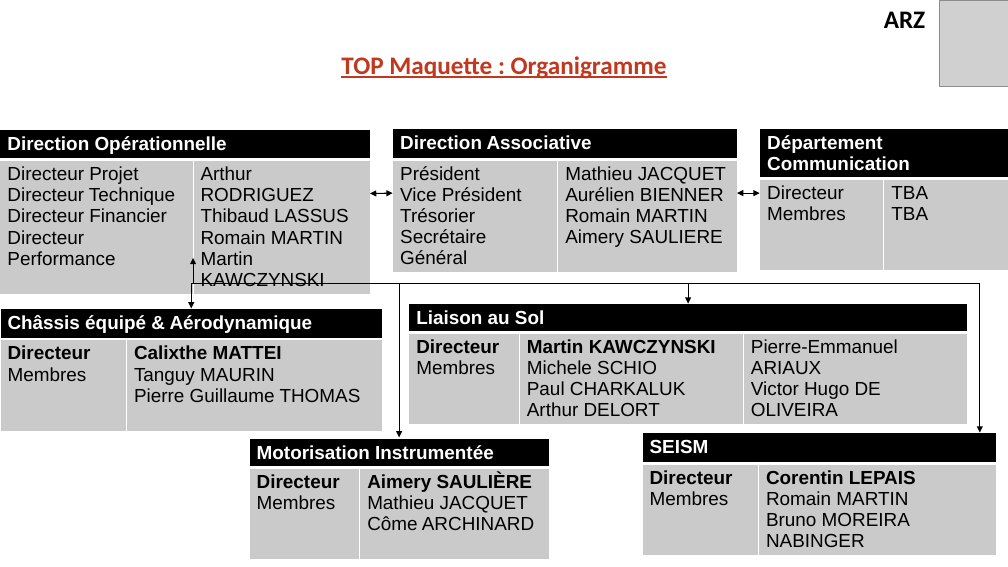
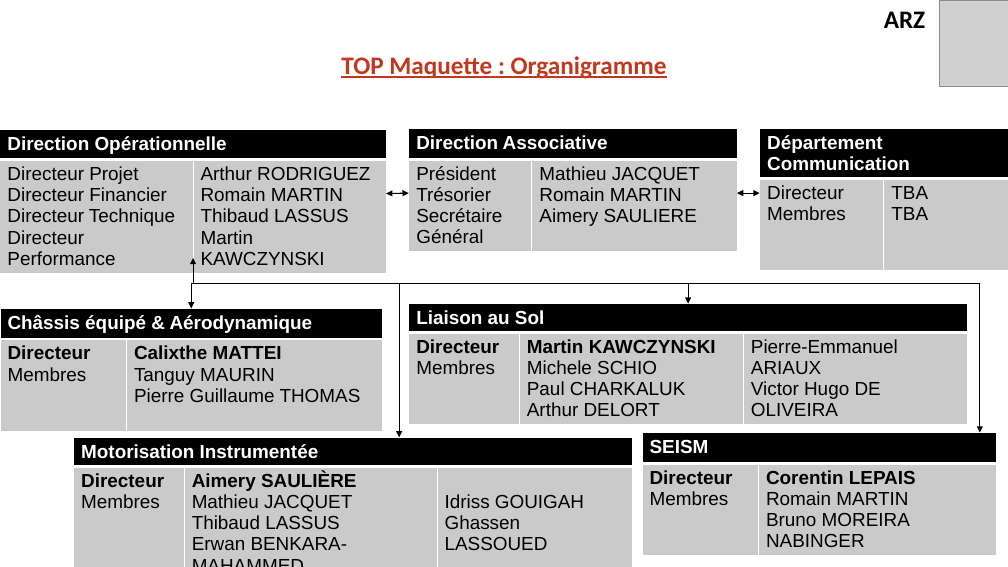
Before and after one commit to EOSCogniton/STUF-2020, a slide deck: slide 5 of AB_TOPs/02_Top_Maquette/Top_Maquette_V2.0.pptx. Drawn at 1008x567 pixels with LibreOffice and Linux fonts; fonts in the diff are those of the drawing; grey boxes stand for pictures; background and template pictures are left out. Boxes give left, top, right and bottom in pixels: in the first picture for what was removed or moved away, otherwise in the second. Text is boxed around its words. In the diff, an @@ line names an element or a change of style, - is before the commit and + after.

Commit message:
TM

```diff
--- a/AB_TOPs/02_Top_Maquette/Top_Maquette_V2.0.pptx
+++ b/AB_TOPs/02_Top_Maquette/Top_Maquette_V2.0.pptx
@@ table at (x1=0, y1=129, x2=386, y2=269) @@
-row 2, column 1: Directeur Projet / Directeur Technique / Directeur Financier / Directeur Performance
+row 2, column 1: Directeur Projet / Directeur Financier / Directeur Technique / Directeur Performance
-row 2, column 2: Arthur RODRIGUEZ / Thibaud LASSUS / Romain MARTIN / Martin KAWCZYNSKI
+row 2, column 2: Arthur RODRIGUEZ / Romain MARTIN / Thibaud LASSUS / Martin KAWCZYNSKI
@@ table resized from (x1=0, y1=129, x2=370, y2=290) to (x1=0, y1=129, x2=386, y2=269) @@
@@ table at (x1=409, y1=129, x2=737, y2=258) @@
-row 2, column 1: Président / Vice Président / Trésorier / Secrétaire Général
+row 2, column 1: Président / Trésorier / Secrétaire Général
-row 2, column 2: Mathieu JACQUET / Aurélien BIENNER / Romain MARTIN / Aimery SAULIERE
+row 2, column 2: Mathieu JACQUET / Romain MARTIN / Aimery SAULIERE
@@ table resized from (x1=392, y1=129, x2=737, y2=268) to (x1=409, y1=129, x2=737, y2=258) @@
@@ double arrow moved from (370, 194) - (392, 193) to (386, 194) - (409, 193) @@
@@ table at (x1=73, y1=438, x2=631, y2=566) @@
-column 2:  | Aimery SAULIÈRE / Mathieu JACQUET / Côme ARCHINARD
+column 2:  | Aimery SAULIÈRE / Mathieu JACQUET / Thibaud LASSUS / Erwan BENKARA-MAHAMMED
+column 3:  | Idriss GOUIGAH / Ghassen LASSOUED
@@ table resized from (x1=250, y1=439, x2=550, y2=567) to (x1=73, y1=438, x2=631, y2=566) @@
```
Also in this commit, not shown: 4 other slides changed, 1 slide removed.
